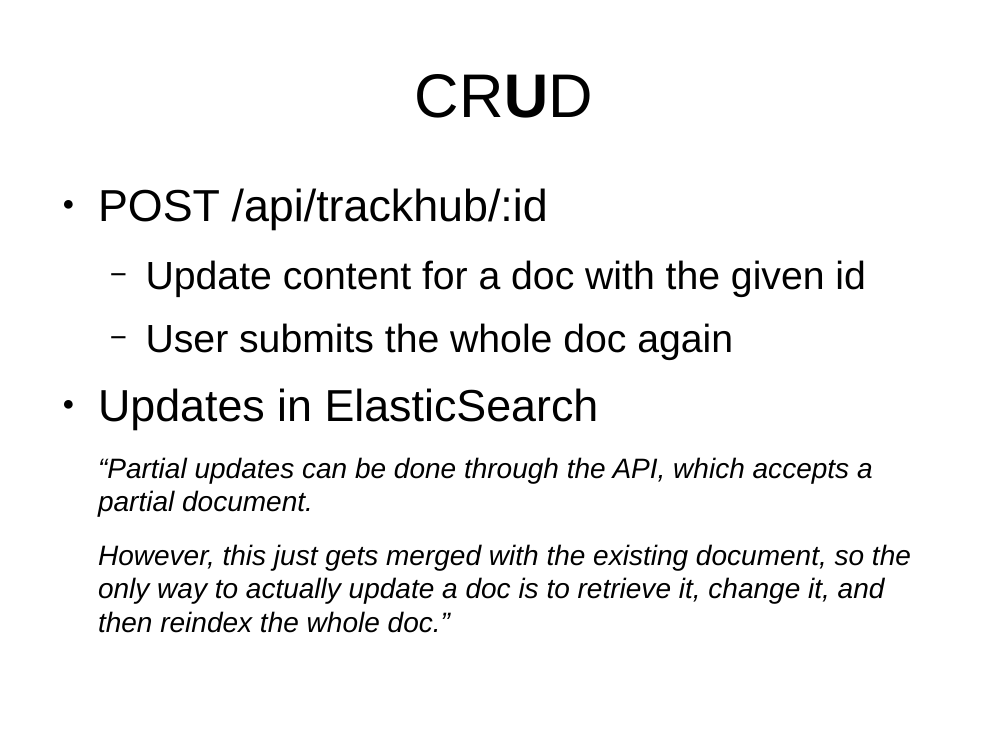
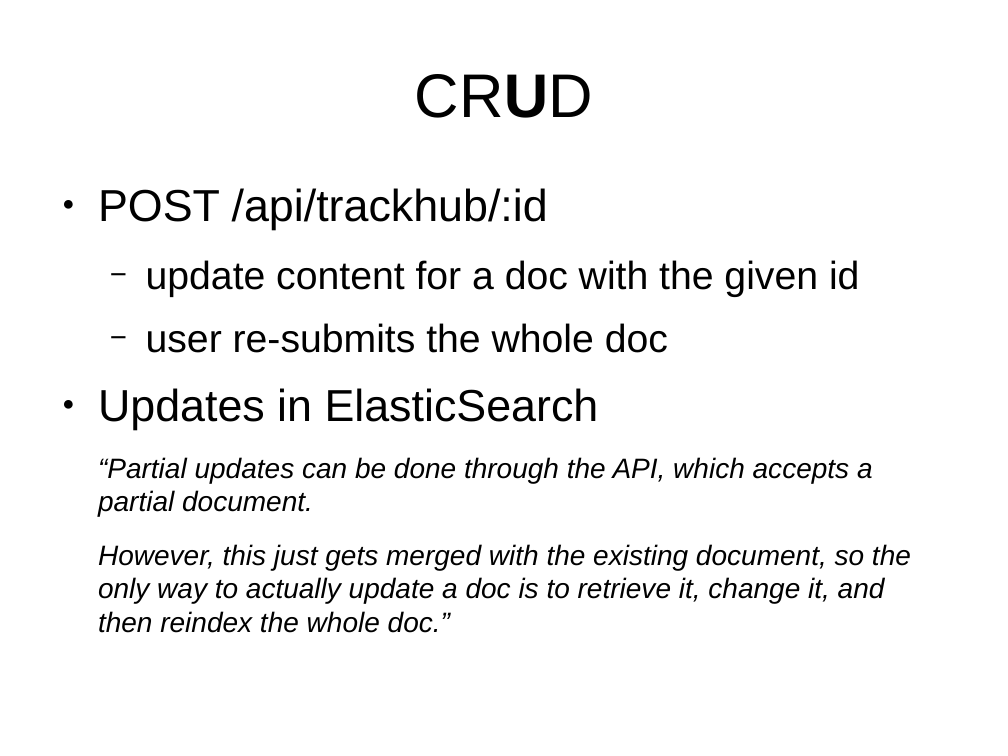
Before and after one commit to Ensembl/trackhub-registry, a slide deck: slide 16 of docs/code_review_07-05-15/talk.odp. Drawn at 1008x756 pixels with LibreOffice and Linux fonts; fonts in the diff are those of the drawing; background and template pictures are left out. Boxes give left, top, right and bottom in pixels: in the first picture for what was removed or moved away, otherwise in the second. Text is boxed around its words. In the diff, an @@ line names an element or a change of style, - is before the commit and + after.

```diff
--- a/docs/code_review_07-05-15/talk.odp
+++ b/docs/code_review_07-05-15/talk.odp
@@ text at [146, 260, 860, 353]: text changed @@
-  − Update content for a doc with the given id
-  − User submits the whole doc again
+  − update content for a doc with the given id
+  − user re-submits the whole doc
```
Also in this commit, not shown: 4 other slides changed.
